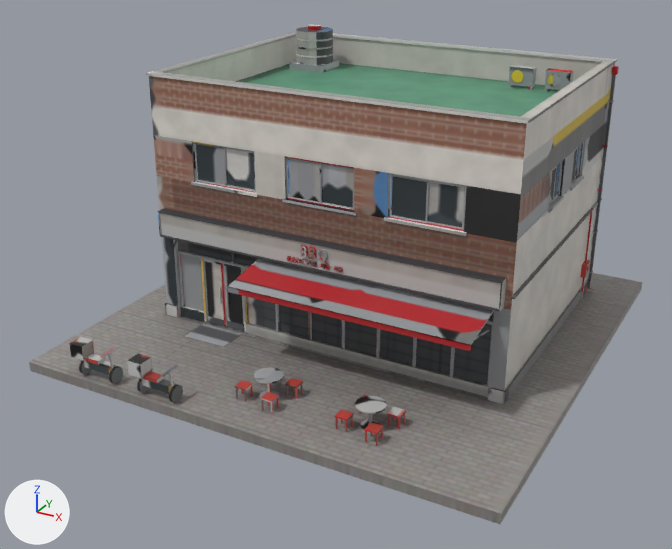
The FBX model cs2_ilsan/CS2Assets/IlsanBBQ/IlsanBBQ.fbx, before and after one commit.
Both versions are drawn from a camera (50 mm lens) standing at (13.38, -26.28, 14.64) and looking at (-0.35, -1.31, 2.16). The lights are fixed; the arrows at lower left show +X, +Y and +Z. The first picture is the older version. Where no turn or scale is listed for an object, it has been applied to the vertices.

Names of what the first picture shows: 'IlsanBBQ'.
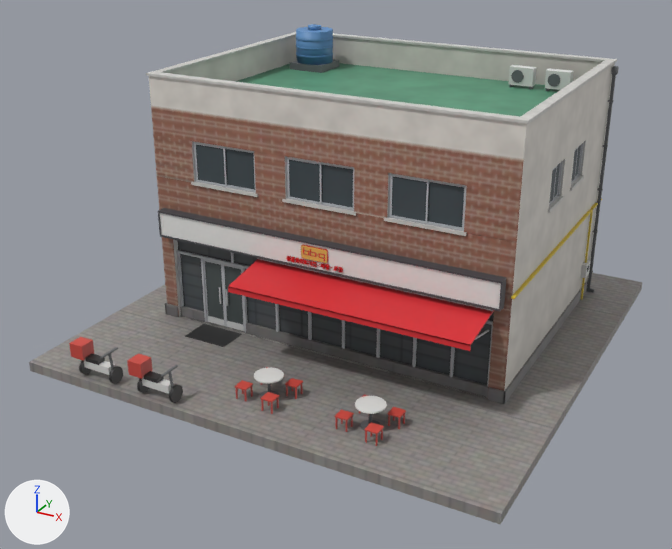
Boxes (x1, y1, x2, y2) around the edits, measured in the pictures (672 x 549 px):
part 1 of me_ilsanbbq, reshaped: before (300, 245, 328, 264); after (301, 245, 328, 263)
part 2 of me_ilsanbbq, surface changed: (69, 24, 619, 478) in both

The change in detail:
me_ilsanbbq is used by ob_ilsanbbq; location (0.0, 0.0, 0.0).
me_ilsanbbq had 16123 vertices, 24490 faces and spanned x -7.9..7.9, y -7.9..7.9, z -0.3..9.1.
me_ilsanbbq now has 18373 vertices, 27682 faces and spans x -7.9..7.9, y -7.9..7.9, z -0.3..9.1.
me_ilsanbbq part 1: 228 vertices moved from x -0.5..0.5, y -3.4..-3.3, z 3.5..3.9 to x -0.5..0.5, y -3.3, z 3.5..3.9; 523 vertices removed from x -0.5..0.5, y -3.4..-3.3, z 3.5..3.9; 2645 vertices added at x -0.5..0.5, y -3.3, z 3.5..3.9.
me_ilsanbbq part 2: 22944 kept faces spanning x -7.9..7.9, y -7.9..7.5, z -0.3..9.1 get new texture (UV) coordinates.
Other edits to the shape of me_ilsanbbq do not show in these pictures.
